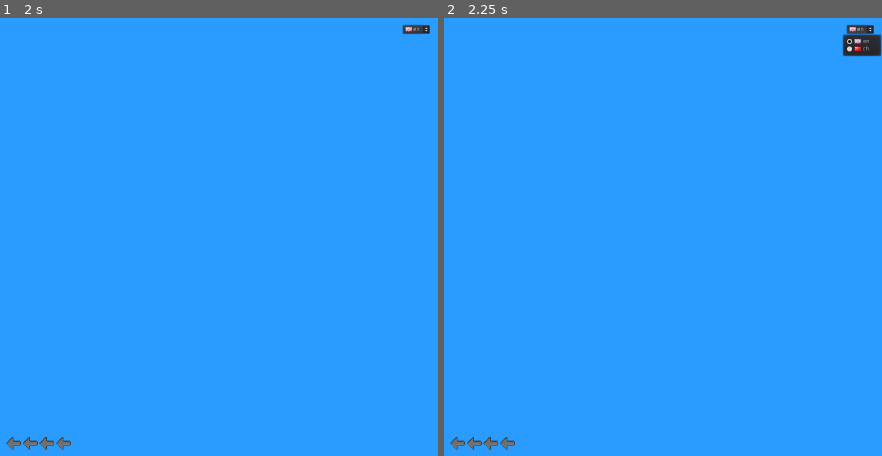
Above: before the commit, frames 1-2 (left to right).
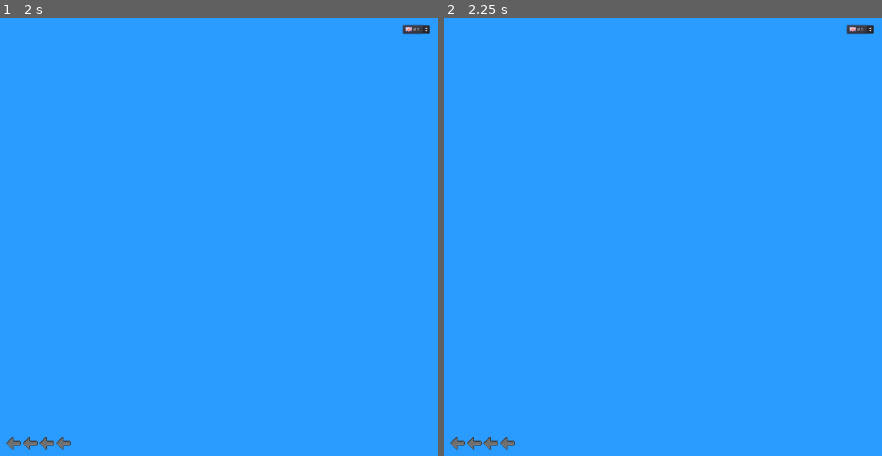
Above: after the commit, the same moments.

Repository: SabreOfWinter/Live-Over-The-Hills
Game: Godot game, scene res://menus/splash/splash.tscn
Two runs of this game, one before a commit and one after it. Both use one fixed random seed, a clock stepped at 60 frames per second and the inputs below.
Inputs (mouse positions are in pixels of both pictures, inside the frame that each line leads up to):
- Up to frame 1 (2 s): click (13, 442) at 0.5 s; click (13, 442) at 1.25 s
- Up to frame 2 (2.25 s): click "en" at 2 s

Frame 1 is identical in both runs. In frame 2, 0.5% of the frame differs, in the area x 90-100%, y 3-9%.

Commit message:
New game menu init

Diff:
--- a/menus/main/main.tscn
+++ b/menus/main/main.tscn
@@ -88,6 +88,13 @@
 size_flags_vertical = 4
 texture_normal = ExtResource( 5 )
 
+[node name="new_game" type="Control" parent="."]
+anchor_right = 1.0
+anchor_bottom = 1.0
+__meta__ = {
+"_edit_use_anchors_": false
+}
+
 [node name="animation_player" type="AnimationPlayer" parent="."]
 [connection signal="pressed" from="main/HBoxContainer/new_game_button" to="." method="_on_new_game_button_pressed"]
 [connection signal="pressed" from="main/HBoxContainer/load_game_button" to="." method="_on_load_game_button_pressed"]
